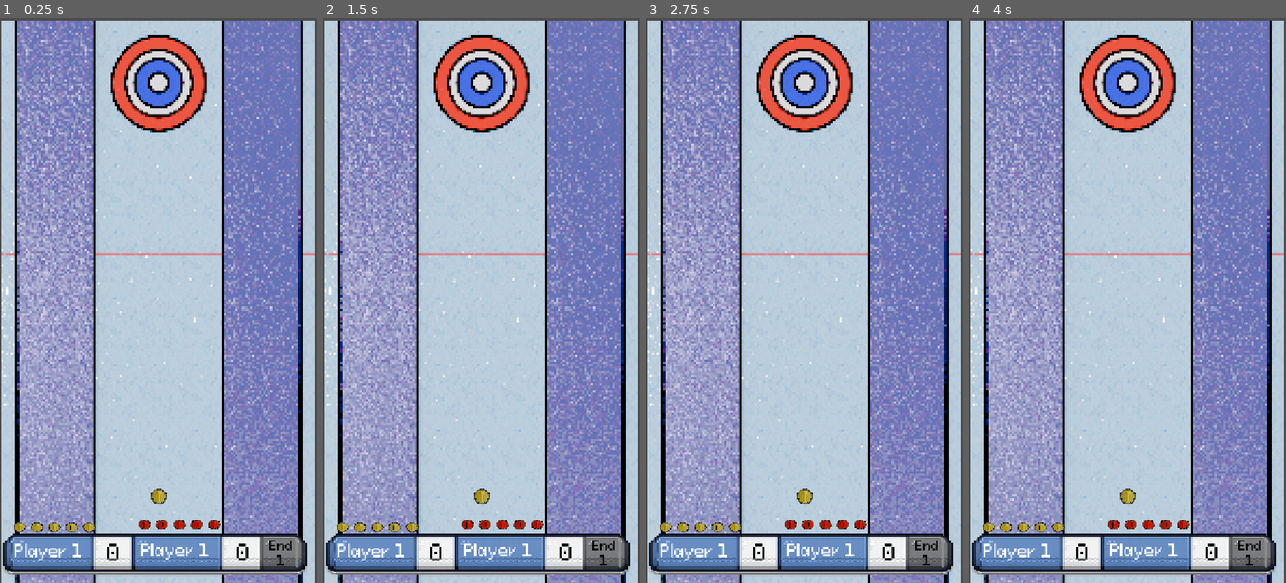
Above: before the commit, frames 1-4 (left to right).
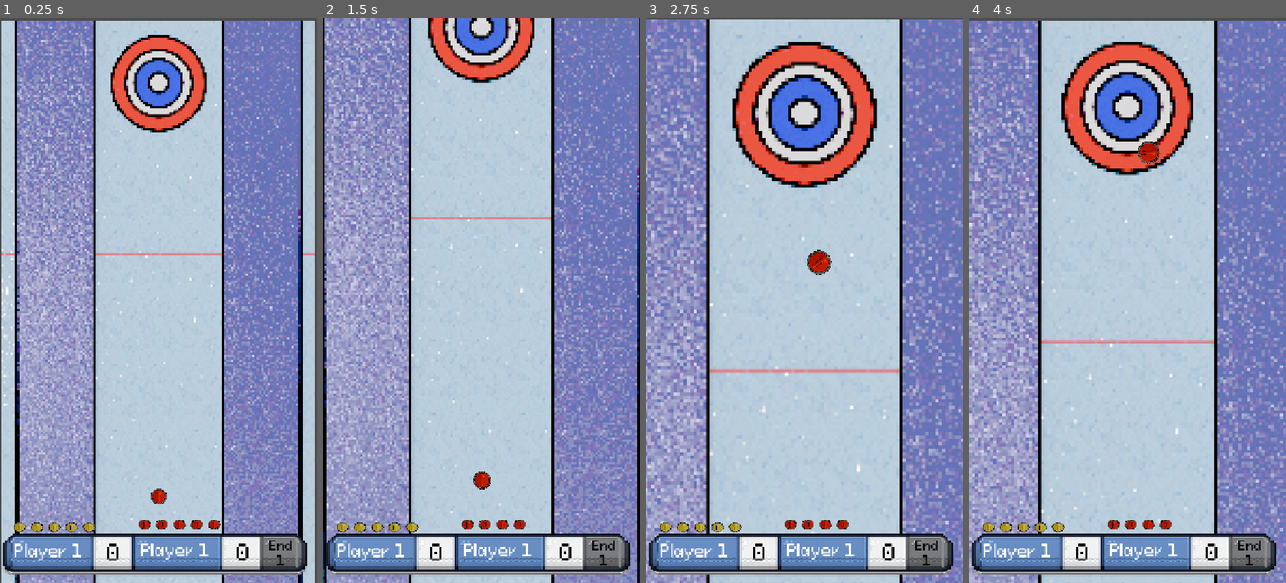
Above: after the commit, the same moments.

Repository: colerjstevenson/CurlingChamp
Game: Godot game, scene res://scenes/Main.tscn
Same seed, same stepped clock (60 frames per second), same inputs: the game is played once before the commit and once after it.
Inputs (mouse positions are in pixels of both pictures, inside the frame that each line leads up to):
- Up to frame 1 (0.25 s): no input
- Up to frame 2 (1.5 s): tap Enter at 0.5 s; move the mouse to (551, 272) at 0.52 s; click (551, 272) at 0.67 s; tap Space at 1.25 s; drag from (418, 328) to (481, 85) at 1.27 s
- Up to frame 3 (2.75 s): move the mouse to (836, 176) at 2.02 s; click (836, 176) at 2.17 s
- Up to frame 4 (4 s): drag from (1111, 413) to (1032, 215) at 2.77 s; move the mouse to (1222, 385) at 3.52 s; click (1222, 385) at 3.67 s

The runs differ from the first frame. In frame 1, less than 0.1% of the frame differs, in the area x 48-53%, y 83-86%; in frame 2, 42%; in frame 3, 52%, in the area x 0-100%, y 0-100%; in frame 4, 48%.

Commit message:
AI update

Diff:
--- a/scenes/Main.tscn
+++ b/scenes/Main.tscn
@@ -1,7 +1,7 @@
 [gd_scene load_steps=10 format=3 uid="uid://c54ohpylo44a5"]
 
 [ext_resource type="Texture2D" uid="uid://dkbppwjcbhyu7" path="res://assets/curling/rinkLong.png" id="2_rvslj"]
-[ext_resource type="Texture2D" uid="uid://c0ylw76defigq" path="res://assets/e0380555-65b2-45fb-bb7d-2c546790c21f.png" id="3_0bbpv"]
+[ext_resource type="Texture2D" uid="uid://c0ylw76defigq" path="res://assets/curling/e0380555-65b2-45fb-bb7d-2c546790c21f.png" id="3_0bbpv"]
 [ext_resource type="FontFile" uid="uid://mfdjupiwfar2" path="res://Fonts/PixeloidSans-mLxMm.ttf" id="4_rarhs"]
 [ext_resource type="Script" uid="uid://dd48i4ht0jjf7" path="res://scenes/main.gd" id="6_main"]
 
--- a/scenes/ai_player.gd
+++ b/scenes/ai_player.gd
@@ -1,7 +1,7 @@
 extends RefCounted
 
 ## difficulty: 1 (worst) to 10 (best). Set this from main.gd after instantiating.
-var difficulty: int = 10
+var difficulty: int = 5
 
 var rng := RandomNumberGenerator.new()
 
--- a/scenes/main.gd
+++ b/scenes/main.gd
@@ -54,9 +54,16 @@
 var ai_player = null
 var camera_tween: Tween
 var camera_delay_tween: Tween
+var starting_player_index := 0
+var hammer_icon_texture: Texture2D
 
 
 func _ready() -> void:
+	randomize()
+	starting_player_index = randi_range(0, PLAYER_COLORS.size() - 1)
+	current_player_index = starting_player_index
+	hammer_icon_texture = _load_hammer_icon_texture()
+
 	if has_node("walls"):
 		$walls.add_to_group("side_walls")
 	if is_instance_valid(end_score_label):
@@ -147,7 +154,9 @@
 	_prune_out_of_play_stones()
 
 	if _match_finished():
-		_show_end_score(_calculate_end_score())
+		var end_score: Dictionary = _calculate_end_score()
+		_show_end_score(end_score)
+		_set_next_end_starting_player(end_score)
 		active_stone = null
 		_advance_to_next_end()
 		return
@@ -389,10 +398,20 @@
 	throws_by_color[human_player_color] = 0
 	throws_by_color[ai_player_color] = 0
 	_update_rocks_left_ui()
-	current_player_index = 0
+	current_player_index = starting_player_index
 	active_stone = null
 	followed_stone = null
 	_queue_camera_overview()
+
+
+func _set_next_end_starting_player(score: Dictionary) -> void:
+	var scoring_color: String = String(score.get("color", ""))
+	if scoring_color == "":
+		return
+
+	var next_index := PLAYER_COLORS.find(scoring_color)
+	if next_index >= 0:
+		starting_player_index = next_index
 
 
 func _update_scoreboard_ui() -> void:
@@ -422,12 +441,14 @@
 
 	var player_one_left: int = maxi(stones_per_player - player_one_throws, 0)
 	var player_two_left: int = maxi(stones_per_player - player_two_throws, 0)
-
-	_populate_rocks_box(rocks_1_box, player_one_color, player_one_left)
-	_populate_rocks_box(rocks_2_box, player_two_color, player_two_left)
-
-
-func _populate_rocks_box(box: HBoxContainer, stone_color: String, stones_left: int) -> void:
+	var player_one_has_hammer: bool = _player_has_hammer(player_one_color)
+	var player_two_has_hammer: bool = _player_has_hammer(player_two_color)
+
+	_populate_rocks_box(rocks_1_box, player_one_color, player_one_left, player_one_has_hammer)
+	_populate_rocks_box(rocks_2_box, player_two_color, player_two_left, player_two_has_hammer)
+
+
+func _populate_rocks_box(box: HBoxContainer, stone_color: String, stones_left: int, has_hammer: bool) -> void:
 	for child in box.get_children():
 		child.queue_free()
 
@@ -442,6 +463,36 @@
 		icon.stretch_mode = TextureRect.STRETCH_KEEP_ASPECT_CENTERED
 		icon.custom_minimum_size = Vector2(16.0, 16.0)
 		box.add_child(icon)
+
+	if has_hammer and hammer_icon_texture != null:
+		var hammer_icon := TextureRect.new()
+		hammer_icon.texture = hammer_icon_texture
+		hammer_icon.expand_mode = TextureRect.EXPAND_IGNORE_SIZE
+		hammer_icon.stretch_mode = TextureRect.STRETCH_KEEP_ASPECT_CENTERED
+		hammer_icon.custom_minimum_size = Vector2(14.0, 14.0)
+		box.add_child(hammer_icon)
+
+
+func _player_has_hammer(player_color: String) -> bool:
+	if PLAYER_COLORS.size() < 2:
+		return false
+
+	var starting_color: String = String(PLAYER_COLORS[starting_player_index])
+	return player_color != starting_color
+
+
+func _load_hammer_icon_texture() -> Texture2D:
+	var candidate_paths := [
+		"res://assets/hammer.png",
+		"res://assets/pngtree-retro-8-bit-hammer-icon-with-transparent-background-vector-png-image_16300563.png",
+	]
+
+	for path in candidate_paths:
+		var image := Image.load_from_file(path)
+		if image != null and not image.is_empty():
+			return ImageTexture.create_from_image(image)
+
+	return null
 
 
 func _stone_color_to_icon(stone_color: String) -> Texture2D:
--- a/scenes/spin_setter.tscn
+++ b/scenes/spin_setter.tscn
@@ -1,7 +1,7 @@
 [gd_scene load_steps=7 format=3 uid="uid://crxq0ycqtum18"]
 
 [ext_resource type="Texture2D" uid="uid://c2jwp3lujvh3m" path="res://assets/curling/stones/stone_blue_top.png" id="1_fr1hy"]
-[ext_resource type="Texture2D" uid="uid://dp70ag0rjlvcu" path="res://assets/spin_graphic.png" id="2_1ebxn"]
+[ext_resource type="Texture2D" uid="uid://dp70ag0rjlvcu" path="res://assets/curling/spin_graphic.png" id="2_1ebxn"]
 [ext_resource type="Texture2D" uid="uid://dm6diy0o68jyk" path="res://assets/curling/stones/stone_red_top.png" id="2_6abum"]
 [ext_resource type="Texture2D" uid="uid://c1iwmuwlutomx" path="res://assets/curling/stones/stone_yellow_top.png" id="3_mt75t"]
 [ext_resource type="Script" uid="uid://cwimigax0ft21" path="res://scenes/spin_setter.gd" id="4_spin"]
--- a/scenes/stone.gd
+++ b/scenes/stone.gd
@@ -24,7 +24,7 @@
 @onready var stone_sprite: Sprite2D = $Sprite
 
 @export var grab_radius := 64.0
-@export var max_power := 1000.0
+@export var max_power := 800.0
 @export var arrow_max_length := 200
 @export var launch_speed_multiplier := 1.35
 @export var arrow_low_power_color := Color(1.0, 0.95, 0.2, 0.95)
--- a/spin_setter.tscn
+++ b/spin_setter.tscn
@@ -1,10 +1,10 @@
 [gd_scene load_steps=7 format=3 uid="uid://bbdpcqbo2ujok"]
 
 [ext_resource type="Texture2D" uid="uid://c2jwp3lujvh3m" path="res://assets/curling/stones/stone_blue_top.png" id="1_fr1hy"]
-[ext_resource type="Script" path="res://scenes/spin_setter.gd" id="1_mt75t"]
+[ext_resource type="Script" uid="uid://cwimigax0ft21" path="res://scenes/spin_setter.gd" id="1_mt75t"]
 [ext_resource type="Texture2D" uid="uid://dm6diy0o68jyk" path="res://assets/curling/stones/stone_red_top.png" id="2_6abum"]
 [ext_resource type="Texture2D" uid="uid://c1iwmuwlutomx" path="res://assets/curling/stones/stone_yellow_top.png" id="3_mt75t"]
-[ext_resource type="Texture2D" uid="uid://dp70ag0rjlvcu" path="res://assets/spin_graphic.png" id="4_6abum"]
+[ext_resource type="Texture2D" uid="uid://dp70ag0rjlvcu" path="res://assets/curling/spin_graphic.png" id="4_6abum"]
 
 [sub_resource type="SpriteFrames" id="SpriteFrames_3psav"]
 animations = [{
Renamed: assets/4cdf23d3-ad38-421f-9ffe-43acab765f34.png -> assets/curling/4cdf23d3-ad38-421f-9ffe-43acab765f34.png
Not shown, changed: assets/curling/4cdf23d3-ad38-421f-9ffe-43acab765f34.png.import
Renamed: assets/Untitled.png -> assets/curling/Untitled.png
Not shown, changed: assets/curling/Untitled.png.import
Renamed: assets/curling_scoreboard_1.png -> assets/curling/curling_scoreboard_1.png
Not shown, added: assets/curling/curling_scoreboard_1.png.import
Renamed: assets/curling_scoreboard_1.svg -> assets/curling/curling_scoreboard_1.svg
Not shown, added: assets/curling/curling_scoreboard_1.svg.import
Renamed: assets/e0380555-65b2-45fb-bb7d-2c546790c21f.png -> assets/curling/e0380555-65b2-45fb-bb7d-2c546790c21f.png
Not shown, added: assets/curling/e0380555-65b2-45fb-bb7d-2c546790c21f.png.import
Binary file added: assets/curling/hammer.png
Not shown, changed: assets/curling/hammer.png.import
(and 13 more such lines)
